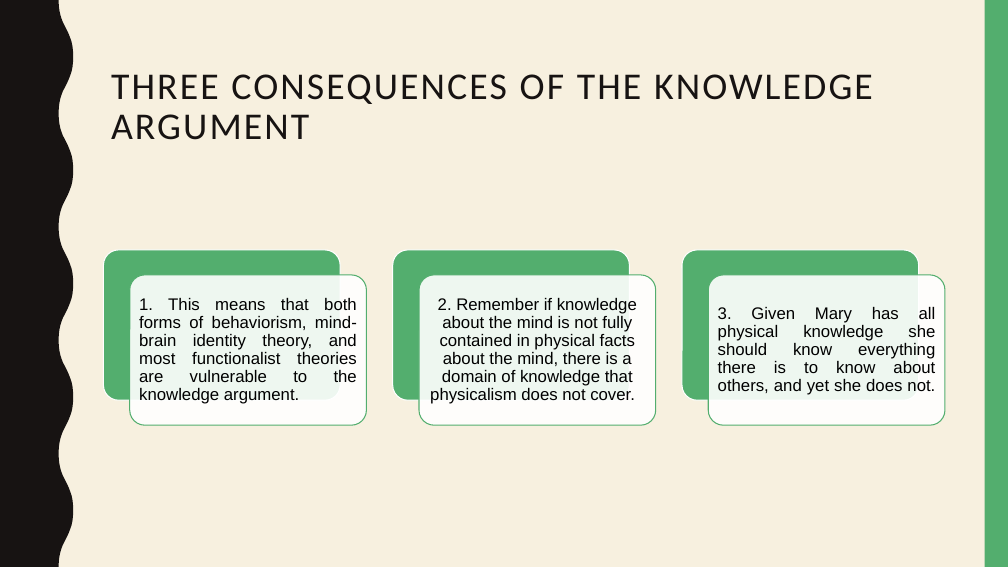
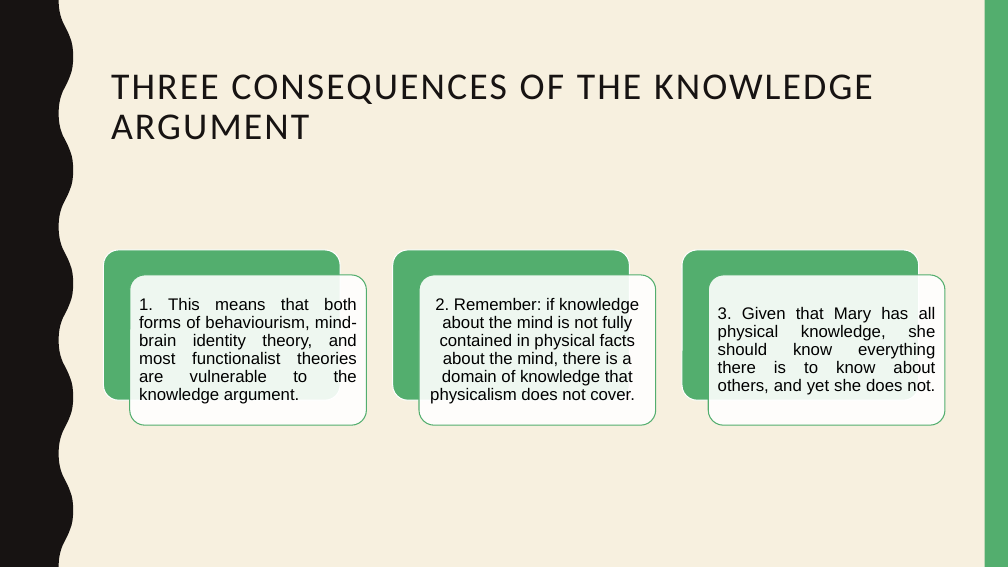
Before and after one commit to nirshaki-cell/A-level-Philosophy, a slide deck: slide 7 of downloads/Knowledge_Argument_Slides.pptx. Drawn at 1008x567 pixels with LibreOffice and Linux fonts; fonts in the diff are those of the drawing. Boxes give left, top, right and bottom in pixels: in the first picture for what was removed or moved away, otherwise in the second. Text is boxed around its words. In the diff, an @@ line names an element or a change of style, - is before the commit and + after.

```diff
--- a/downloads/Knowledge_Argument_Slides.pptx
+++ b/downloads/Knowledge_Argument_Slides.pptx
@@ text at [139, 298, 357, 404]: text changed @@
-1. This means that both forms of behaviorism, mind-brain identity theory, and most functionalist theories are vulnerable to the knowledge argument.
+1. This means that both forms of behaviourism, mind-brain identity theory, and most functionalist theories are vulnerable to the knowledge argument.
@@ text at [430, 298, 639, 404]: text changed @@
-2. Remember if knowledge about the mind is not fully contained in physical facts about the mind, there is a domain of knowledge that physicalism does not cover.
+2. Remember: if knowledge about the mind is not fully contained in physical facts about the mind, there is a domain of knowledge that physicalism does not cover.
@@ text at [718, 307, 936, 395]: text changed @@
-3. Given Mary has all physical knowledge she should know everything there is to know about others, and yet she does not.
+3. Given that Mary has all physical knowledge, she should know everything there is to know about others, and yet she does not.
```
Also in this commit, not shown: 1 other slide changed, 5 other files.
